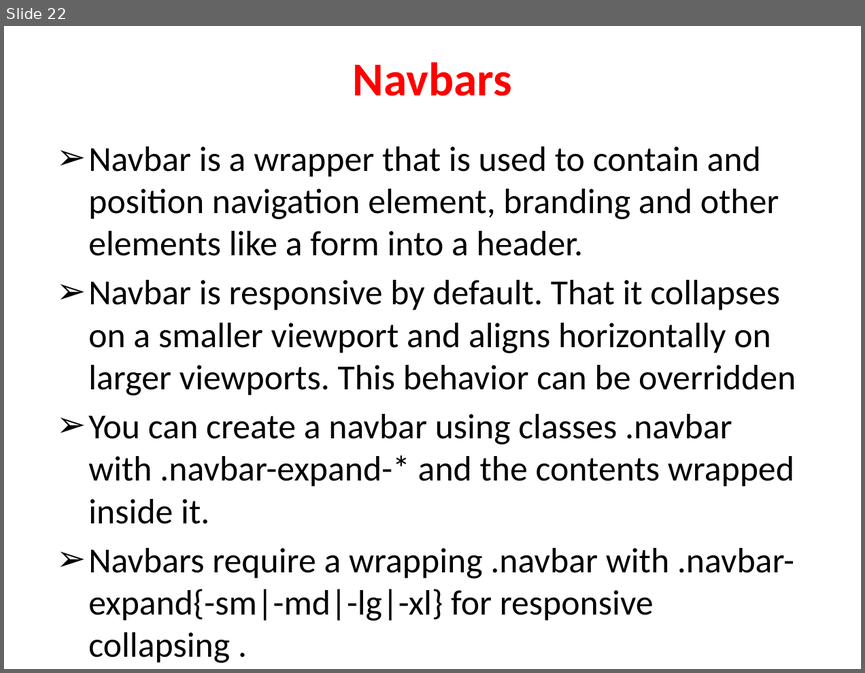
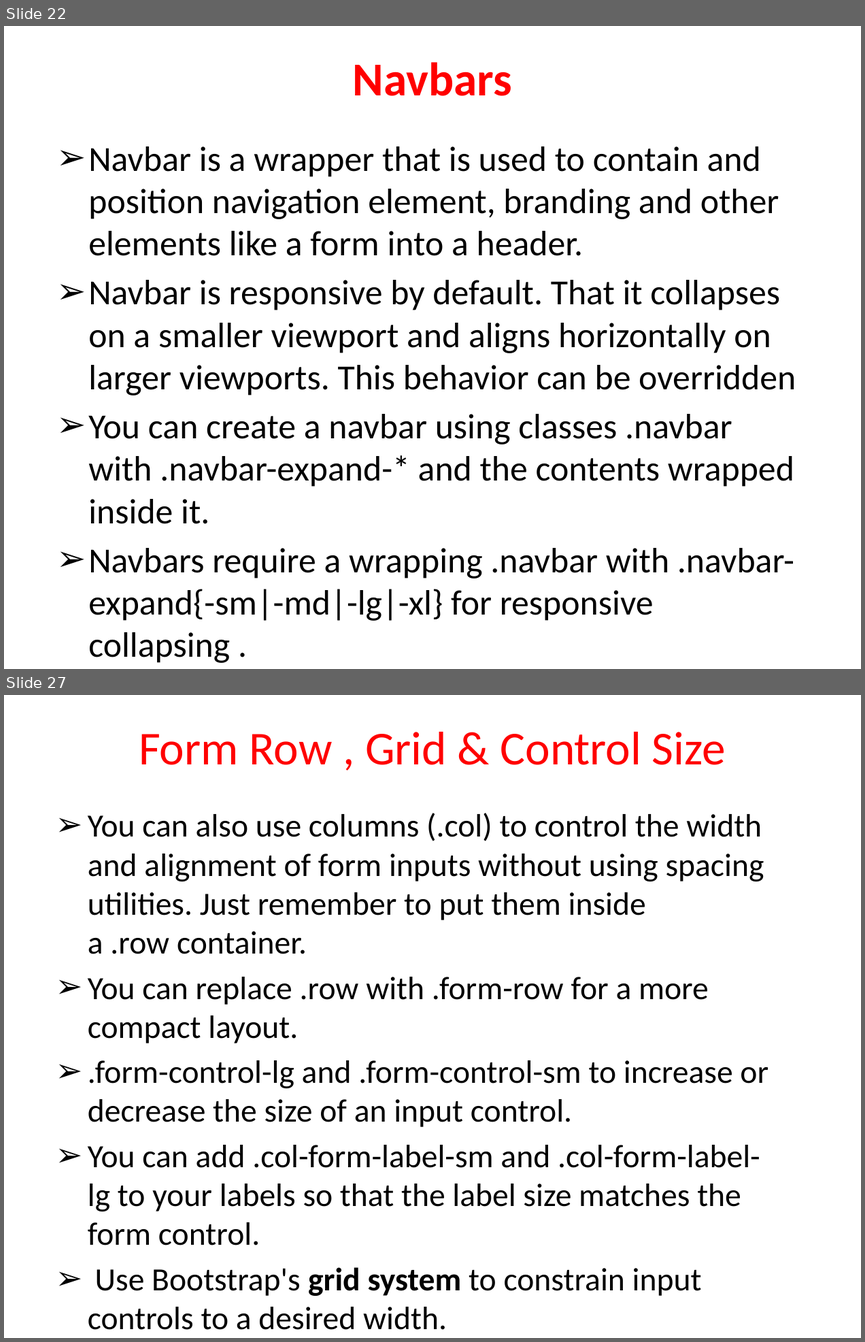
Before and after one commit to shanmugapriyasri/ctsbootstrap, a slide deck: Bootstrap.pptx. Shown one above the other, each under a label of ours: slide 22 before the commit, slides 22 and 27 after it; the slides between them are not shown. The pictures are 865x673 and 865x1342 pixels, drawn with LibreOffice and Linux fonts; fonts in the diff are those of the drawing. Boxes give left, top, right and bottom in pixels: in the first picture for what was removed or moved away, otherwise in the second. Text is boxed around its words. In the diff, an @@ line names an element or a change of style, - is before the commit and + after.

```diff
--- a/Bootstrap.pptx
+++ b/Bootstrap.pptx
@@ slide 27 added at bbox=[4, 695, 861, 1338], background #FFFFFF @@
@@ title added at bbox=[139, 732, 725, 765], 39.6 pt, text #FF0000 @@
+Form Row , Grid & Control Size
@@ text added at bbox=[88, 813, 768, 1329], 27.2 pt, text #000000 @@
+➢ You can also use columns (.col) to control the width and alignment of form inputs without using spacing utilities. Just remember to put them inside a .row container.
+➢ You can replace .row with .form-row for a more compact layout.
+➢ .form-control-lg and .form-control-sm to increase or decrease the size of an input control.
+➢ You can add .col-form-label-sm and .col-form-label-lg to your labels so that the label size matches the form control.
+➢ Use Bootstrap's grid system to constrain input controls to a desired width.
```
Also in this commit, not shown: 5 other slides added.
